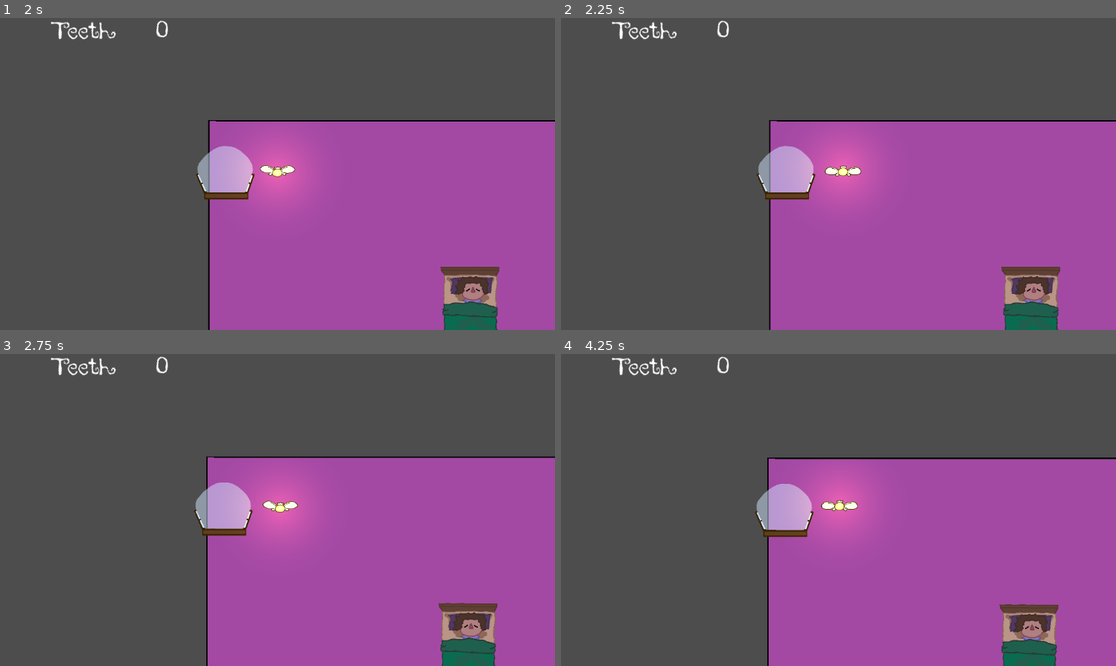
Above: before the commit, frames 1-4 (two rows, left to right).
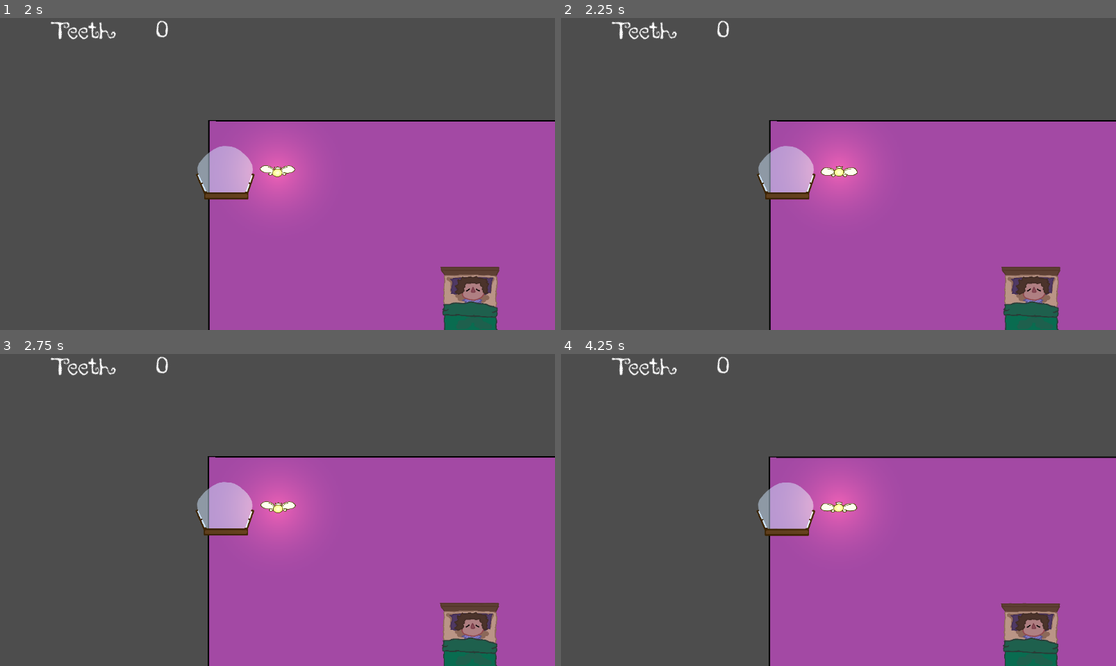
Above: after the commit, the same moments.

Repository: Cthulhu5227/Collector_videogame
Game: Godot game, scene res://main_menu.tscn
The game is run twice, just before and just after one commit, with the same random seed, the same clock (stepped at 60 frames per second) and the same inputs.
Inputs (mouse positions are in pixels of both pictures, inside the frame that each line leads up to):
- Up to frame 1 (2 s): click (210, 170) at 0.5 s; click "level 1" at 1.25 s
- Up to frame 2 (2.25 s): tap Enter at 2 s; move the mouse to (960, 158) at 2.02 s; hold Right from 2.03 s (still down); hold E (interact) from 2.03 s (still down); click (960, 158) at 2.17 s
- Up to frame 3 (2.75 s): keep holding Right; keep holding E (interact); tap Space at 2.27 s
- Up to frame 4 (4.25 s): move the mouse to (727, 525) at 2.77 s; release Right at 2.78 s; release E (interact) at 2.78 s; hold Down 2.78-3.53 s; tap E (interact) at 2.85 s; click (727, 525) at 2.92 s; tap Space at 3.02 s; move the mouse to (894, 441) at 3.52 s; hold Right from 3.53 s (still down); hold E (interact) from 3.53 s (still down); click (894, 441) at 3.67 s

Frame 1 is identical in both runs. In frame 2, 0.3% of the frame differs, in the area x 35-90%, y 32-100%; in frame 3, 1.4%; in frame 4, 2.2%, in the area x 34-100%, y 32-100%.

Commit message:
update player movement

Diff:
--- a/player.gd
+++ b/player.gd
@@ -1,14 +1,16 @@
 extends CharacterBody2D
-var  STOP_THRESHOLD = 0.0
-var SPEED = 150
+
+var cur_velocity = Vector2.ZERO
+var acceleration = 500
+var max_speed = 150
 var target = null
 var selecting = false
+
+# range to interact with object
 var interact_range = 100
 
 @onready var tutorial = $prompt
 
-var amplitude = 20.0  # how far it moves
-var speed = 2.0       # how fast it moves
 var start_position = position
 var osc_time = 4.0
 
@@ -23,7 +25,7 @@
 	Ui.visible = true
 
 func _input(event):
-	if cripple and event.is_action_pressed("interact")  and in_box: #or (event is InputEventMouseButton and event.button_index == MOUSE_BUTTON_LEFT)):
+	if cripple and event.is_action_pressed("interact") and in_box: #or (event is InputEventMouseButton and event.button_index == MOUSE_BUTTON_LEFT)):
 		visible = true
 		cripple = false
 		box_ref = null
@@ -33,7 +35,7 @@
 	elif event is InputEventMouseButton and event.button_index == MOUSE_BUTTON_LEFT:
 		if event.pressed:
 			target = get_global_mouse_position()
-			velocity = position.direction_to(target) * SPEED
+			velocity = position.direction_to(target) * max_speed
 			selecting = true
 		else:
 			selecting = false
@@ -42,7 +44,7 @@
 
 	elif event is InputEventMouseMotion and selecting:
 		target = get_global_mouse_position()
-		velocity = position.direction_to(target) * SPEED
+		velocity = position.direction_to(target) * max_speed
 
 	elif event.is_action_pressed("interact"):
 		for bed in get_tree().get_nodes_in_group("bed"):
@@ -61,7 +63,8 @@
 				return
 
 func _physics_process(delta):
-## check for boxes and such
+	## check for boxes and such
+	$AnimationPlayer.play("oscilate")
 	for bed in get_tree().get_nodes_in_group("bed"):
 			if global_position.distance_to(bed.global_position) < interact_range:
 				tutorial.visible = true
@@ -75,9 +78,11 @@
 				break
 			tutorial.visible = false
 	if not cripple:
-		move_and_collide(velocity * delta)
-	$AnimationPlayer.play("oscilate")
-
+		if target:
+			cur_velocity = cur_velocity.move_toward((position.direction_to(target) * max_speed), acceleration * delta)
+		else:
+			cur_velocity = cur_velocity.move_toward(Vector2.ZERO, acceleration * delta)
+		move_and_collide(cur_velocity * delta)
 
 ##### find closest box
 func find_closest_box():
--- a/player.tscn
+++ b/player.tscn
@@ -99,7 +99,6 @@
 shape = SubResource("CircleShape2D_onrkg")
 
 [node name="prompt" type="Label" parent="."]
-z_index = 100
 offset_left = -70.0
 offset_top = 20.0
 offset_right = 71.0
--- a/quicktime/popup.tscn
+++ b/quicktime/popup.tscn
@@ -1,7 +1,7 @@
 [gd_scene load_steps=2 format=3 uid="uid://bb2crqvhfom2h"]
 
 [ext_resource type="Script" uid="uid://2135iefg8lfn" path="res://quicktime/qte_manager.gd" id="1_sw60f"]
-[ext_resource type="Texture2D" uid="uid://d4a0vidvjg3lm" path="res://assets/fairy_test.png" id="2_stx46"]
+[ext_resource type="Texture2D" uid="uid://d4a0vidvjg3lm" path="res://assets/catch_bead.png" id="2_stx46"]
 
 [node name="Node2D" type="Node2D"]
 script = ExtResource("1_sw60f")
Renamed: assets/fairy_test.png -> assets/catch_bead.png
Not shown, changed: assets/catch_bead.png.import
Not shown: 1 places in player.tscn that only renumber resources
